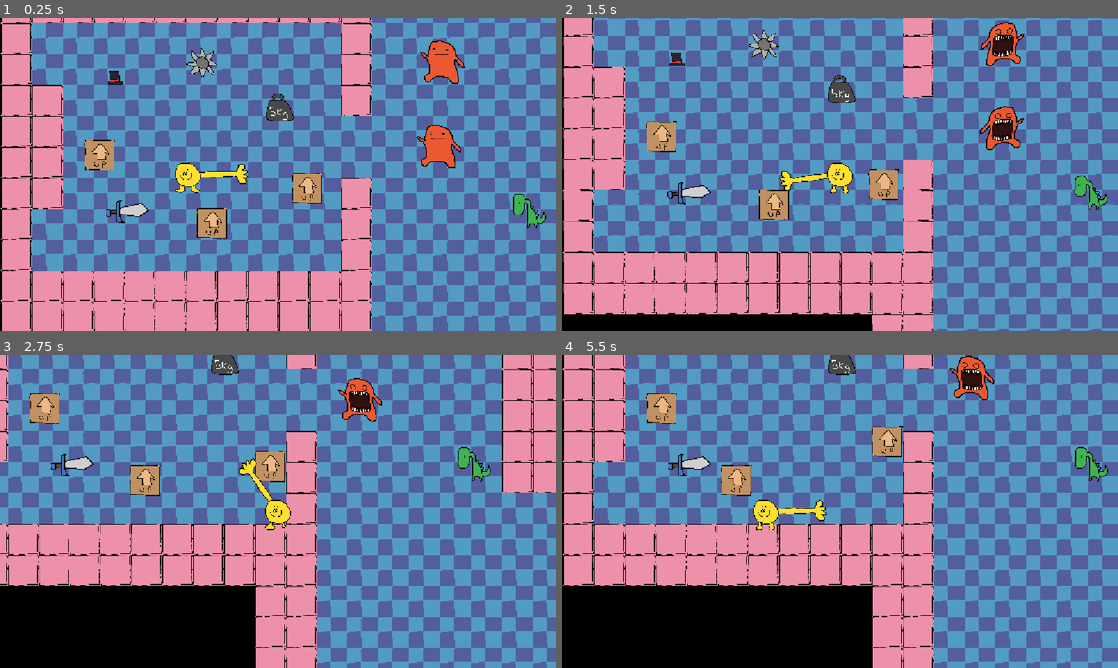
Above: before the commit, frames 1-4 (two rows, left to right).
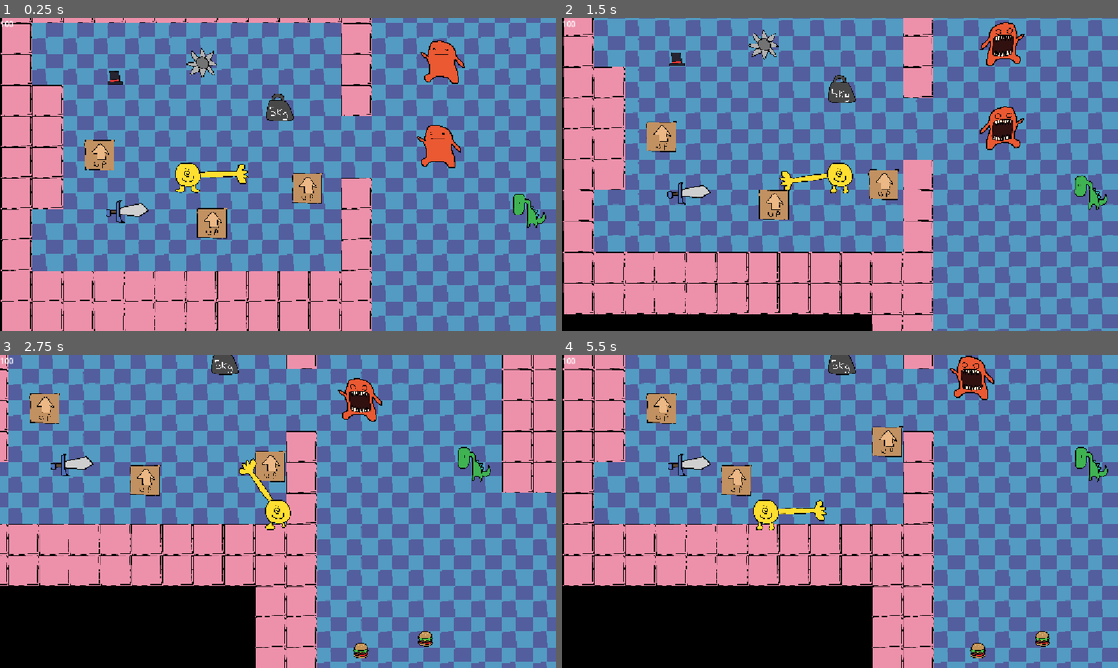
Above: after the commit, the same moments.

Repository: careeoki/yellow-game
Game: Godot game, scene res://levels/test_0.tscn
Two runs of this game, one before a commit and one after it. Both use one fixed random seed, a clock stepped at 60 frames per second and the inputs below.
Inputs (mouse positions are in pixels of both pictures, inside the frame that each line leads up to):
- Up to frame 1 (0.25 s): no input
- Up to frame 2 (1.5 s): tap Enter at 0.5 s; move the mouse to (962, 158) at 0.52 s; hold D (move_right) 0.53-1.28 s; click (962, 158) at 0.6 s; move the mouse to (728, 190) at 1.27 s; hold S (move_down) from 1.28 s (still down); click (728, 190) at 1.35 s
- Up to frame 3 (2.75 s): move the mouse to (333, 442) at 2.02 s; release S (move_down) at 2.03 s; hold D (move_right) from 2.03 s (still down); click (333, 442) at 2.1 s
- Up to frame 4 (5.5 s): move the mouse to (812, 574) at 2.77 s; release D (move_right) at 2.78 s; hold W (move_up) 2.78-3.53 s; click (812, 574) at 2.85 s; move the mouse to (1006, 558) at 3.52 s; hold A (move_left) 3.53-5.03 s; click (1006, 558) at 3.6 s; move the mouse to (673, 464) at 4.27 s; click (673, 464) at 4.35 s; move the mouse to (867, 511) at 5.02 s; hold S (move_down) from 5.03 s (still down); click (867, 511) at 5.1 s

The runs differ from the first frame. In frame 1, less than 0.1% of the frame differs, in the area x 0-36%, y 0-54%; in frame 2, less than 0.1%; in frame 3, 0.3%, in the area x 0-78%, y 0-97%; in frame 4, 0.3%.

Commit message:
hud, face sprites, dying, food

Diff:
--- a/enemy/monster.tscn
+++ b/enemy/monster.tscn
@@ -249,6 +249,7 @@
 debug_color = Color(0.85776323, 0.35203984, 0.26527506, 0.41960785)
 
 [node name="HurtBox" parent="." unique_id=1365596131 instance=ExtResource("5_fgl01")]
+damage = 25
 dynamic_knockback = false
 
 [node name="CollisionShape2D" type="CollisionShape2D" parent="HurtBox" unique_id=642470824]
--- a/gui/dialog/speech_bubble.gd
+++ b/gui/dialog/speech_bubble.gd
@@ -12,3 +12,6 @@
 		typing_time += get_process_delta_time()
 		dialog.visible_characters = typing_speed * typing_time as int
 		await get_tree().process_frame
+	if dialog.visible_characters == dialog.get_total_character_count():
+		await get_tree().create_timer(1).timeout
+		queue_free()
--- /dev/null
+++ b/gui/player_hud/game_over.gd
@@ -0,0 +1,7 @@
+extends MarginContainer
+
+
+func _on_button_pressed() -> void:
+	LevelManager.load_new_level("res://levels/test_0.tscn", "LevelTransition", Vector2(0, 256))
+	PlayerManager.player.update_health(100)
+	hide()
--- /dev/null
+++ b/gui/player_hud/game_over.tscn
@@ -0,0 +1,32 @@
+[gd_scene format=3 uid="uid://bcsgrupv2mf4f"]
+
+[ext_resource type="Script" uid="uid://bg5ol0peffha3" path="res://gui/player_hud/game_over.gd" id="1_qlmsd"]
+
+[node name="GameOver" type="MarginContainer" unique_id=791499998]
+anchors_preset = 8
+anchor_left = 0.5
+anchor_top = 0.5
+anchor_right = 0.5
+anchor_bottom = 0.5
+offset_left = -262.0
+offset_top = -268.0
+offset_right = 262.0
+offset_bottom = 268.0
+grow_horizontal = 2
+grow_vertical = 2
+script = ExtResource("1_qlmsd")
+
+[node name="VBoxContainer" type="VBoxContainer" parent="." unique_id=1759475982]
+layout_mode = 2
+
+[node name="Label" type="Label" parent="VBoxContainer" unique_id=69153817]
+layout_mode = 2
+theme_override_font_sizes/font_size = 80
+text = "YOU ARE DIED"
+horizontal_alignment = 1
+
+[node name="Button" type="Button" parent="VBoxContainer" unique_id=1943473492]
+layout_mode = 2
+text = "Respawn"
+
+[connection signal="pressed" from="VBoxContainer/Button" to="." method="_on_button_pressed"]
--- /dev/null
+++ b/gui/player_hud/player_hud.gd
@@ -0,0 +1,13 @@
+extends CanvasLayer
+
+@onready var health: RichTextLabel = $Health
+@onready var game_over: MarginContainer = $GameOver
+
+func _ready() -> void:
+	PlayerManager.player.health_changed.connect(update_health)
+	game_over.hide()
+
+func update_health(_health: int) -> void:
+	health.text = str(_health)
+	if _health == 0:
+		game_over.show()
--- /dev/null
+++ b/gui/player_hud/player_hud.tscn
@@ -0,0 +1,14 @@
+[gd_scene format=3 uid="uid://bfe0x2rjqpl0y"]
+
+[ext_resource type="Script" uid="uid://cal7dxh7oemg1" path="res://gui/player_hud/player_hud.gd" id="1_iitac"]
+[ext_resource type="PackedScene" uid="uid://bcsgrupv2mf4f" path="res://gui/player_hud/game_over.tscn" id="2_qr6o2"]
+
+[node name="PlayerHUD" type="CanvasLayer" unique_id=773952696]
+script = ExtResource("1_iitac")
+
+[node name="Health" type="RichTextLabel" parent="." unique_id=1827545724]
+offset_right = 40.0
+offset_bottom = 40.0
+text = "100"
+
+[node name="GameOver" parent="." unique_id=791499998 instance=ExtResource("2_qr6o2")]
--- a/levels/scripts/level_transition.gd
+++ b/levels/scripts/level_transition.gd
@@ -64,7 +64,7 @@
 		offset.y = 256
 		if side == SIDE.TOP:
 			offset.y *= -1
-
+	print(offset)
 	return offset
 
 func _update_area() -> void:
--- a/levels/test_0.tscn
+++ b/levels/test_0.tscn
@@ -11,6 +11,7 @@
 [ext_resource type="PackedScene" uid="uid://beysf7id75iw6" path="res://objects/spike.tscn" id="8_rt2dm"]
 [ext_resource type="PackedScene" uid="uid://d25rvfi0ljs1l" path="res://levels/level_transition.tscn" id="10_q6ylf"]
 [ext_resource type="PackedScene" uid="uid://cmvk0vexc58oh" path="res://npc/test_npc.tscn" id="11_ka8eb"]
+[ext_resource type="PackedScene" uid="uid://bf4eq2cpp1d7j" path="res://objects/food/hamburger.tscn" id="12_22mt6"]
 
 [node name="Level" type="Node2D" unique_id=1335318244]
 script = ExtResource("1_ndrhr")
@@ -56,3 +57,10 @@
 
 [node name="TestNPC" parent="." unique_id=39668024 instance=ExtResource("11_ka8eb")]
 position = Vector2(2841, 560)
+dialog_text = "You can Eat, a Burger's"
+
+[node name="Hamburger" parent="." unique_id=966205641 instance=ExtResource("12_22mt6")]
+position = Vector2(1844, 2117)
+
+[node name="Hamburger2" parent="." unique_id=140513976 instance=ExtResource("12_22mt6")]
+position = Vector2(2378, 2018)
--- a/npc/scripts/npc.gd
+++ b/npc/scripts/npc.gd
@@ -12,3 +12,8 @@
 	add_child(speech_bubble)
 	speech_bubble.global_position = bubble_marker.global_position
 	speech_bubble.show_dialog(dialog_text)
+
+
+
+# keep dialog open until the player walks away
+# player can click again to advance dialog
--- a/npc/test_npc.tscn
+++ b/npc/test_npc.tscn
@@ -12,6 +12,7 @@
 collision_mask = 31
 mass = 20.0
 lock_rotation = true
+freeze = true
 script = ExtResource("1_1o87m")
 
 [node name="Sprite2D" type="Sprite2D" parent="." unique_id=868642269]
--- /dev/null
+++ b/objects/food/hamburger.tscn
@@ -0,0 +1,26 @@
+[gd_scene format=3 uid="uid://bf4eq2cpp1d7j"]
+
+[ext_resource type="Script" uid="uid://16pyqxpkcutl" path="res://scripts/grab_object.gd" id="1_ax1hk"]
+[ext_resource type="Texture2D" uid="uid://c5foh0537tcrf" path="res://assets/objects/food/hamburger.png" id="2_oqk8p"]
+[ext_resource type="AudioStream" uid="uid://jnlfakd7wel5" path="res://assets/sound/davidsraba-hit-sound.wav" id="3_oqk8p"]
+
+[sub_resource type="CircleShape2D" id="CircleShape2D_ax1hk"]
+radius = 64.86
+
+[node name="Hamburger" type="RigidBody2D" unique_id=966205641]
+collision_layer = 4
+collision_mask = 31
+mass = 0.2
+script = ExtResource("1_ax1hk")
+food_value = 10
+
+[node name="Sprite2D" type="Sprite2D" parent="." unique_id=698452286]
+position = Vector2(69, 0)
+texture = ExtResource("2_oqk8p")
+
+[node name="CollisionShape2D" type="CollisionShape2D" parent="." unique_id=768945047]
+position = Vector2(69, 0)
+shape = SubResource("CircleShape2D_ax1hk")
+
+[node name="HitSound" type="AudioStreamPlayer2D" parent="." unique_id=989315207]
+stream = ExtResource("3_oqk8p")
--- a/particles/scripts/one_shot_particle.gd
+++ b/particles/scripts/one_shot_particle.gd
@@ -1,5 +1,8 @@
 extends CPUParticles2D
 
 
+func _ready() -> void:
+	emitting = true
+
 func _on_finished() -> void:
 	queue_free()
--- /dev/null
+++ b/particles/small_blood.tscn
@@ -0,0 +1,27 @@
+[gd_scene format=3 uid="uid://vtwd5w80y8yv"]
+
+[ext_resource type="Texture2D" uid="uid://dsu0bi55yuqq3" path="res://assets/particles/blood.png" id="1_5mtpj"]
+[ext_resource type="Script" uid="uid://ct3ar5bl7m4li" path="res://particles/scripts/one_shot_particle.gd" id="2_5mtpj"]
+
+[sub_resource type="Curve" id="Curve_6h1h7"]
+_data = [Vector2(0, 1), 0.0, 0.0, 0, 0, Vector2(0.5077721, 0.8764045), 0.0, 0.0, 0, 0, Vector2(1, 0), -5.1502867, 0.0, 0, 0]
+point_count = 3
+
+[node name="Blood" type="CPUParticles2D" unique_id=250057414]
+z_index = 3
+emitting = false
+texture = ExtResource("1_5mtpj")
+lifetime = 0.2
+one_shot = true
+explosiveness = 1.0
+direction = Vector2(0, 0)
+spread = 180.0
+gravity = Vector2(0, 0)
+initial_velocity_min = 7.0
+initial_velocity_max = 1000.0
+angle_min = -447.4
+angle_max = 251.7
+scale_amount_min = 0.2
+scale_amount_curve = SubResource("Curve_6h1h7")
+color = Color(0.93, 0.046500012, 0.046500012, 1)
+script = ExtResource("2_5mtpj")
--- a/player/player.tscn
+++ b/player/player.tscn
@@ -8,12 +8,16 @@
 [ext_resource type="Texture2D" uid="uid://brft7dqgbua7o" path="res://assets/yellow_thing/arm.png" id="5_qjkh3"]
 [ext_resource type="Script" uid="uid://dti3cssahn827" path="res://player/scripts/hand_sprite.gd" id="6_2ieo8"]
 [ext_resource type="AudioStream" uid="uid://ce5dgj15fofht" path="res://assets/sound/copyc4t__slip.wav" id="8_2ieo8"]
-[ext_resource type="Texture2D" uid="uid://c3qfyyv7ejra7" path="res://assets/yellow_thing/face/idle.png" id="8_8t03j"]
+[ext_resource type="Texture2D" uid="uid://cf4j7fqkw6c7j" path="res://assets/yellow_thing/face/damage_levels.png" id="8_wodsf"]
 [ext_resource type="Texture2D" uid="uid://n4wxxioctxvn" path="res://assets/yellow_thing/idle.png" id="9_2ieo8"]
+[ext_resource type="Script" uid="uid://cu0hvojcgy246" path="res://player/scripts/face_sprite.gd" id="9_32hag"]
+[ext_resource type="Texture2D" uid="uid://b3mu6wq8kwbkr" path="res://assets/yellow_thing/face/die.png" id="9_e7oew"]
+[ext_resource type="Texture2D" uid="uid://b1pyo2ymle7x0" path="res://assets/yellow_thing/face/hurt.png" id="9_tqiix"]
 [ext_resource type="Texture2D" uid="uid://6txgkbxvujfg" path="res://assets/yellow_thing/walk.png" id="10_ebec5"]
 [ext_resource type="PackedScene" uid="uid://7sffaafoqmor" path="res://general/hitbox/hit_box.tscn" id="12_ebec5"]
 [ext_resource type="Script" uid="uid://cndirh3tph4w4" path="res://player/scripts/player_camera.gd" id="12_kb6p2"]
 [ext_resource type="AudioStream" uid="uid://bl0ngyx3vio02" path="res://assets/sound/dspopain.wav" id="13_yllr7"]
+[ext_resource type="AudioStream" uid="uid://g4rl3eeltx2l" path="res://assets/sound/cartoon_eat.wav" id="18_e7oew"]
 
 [sub_resource type="SpriteFrames" id="SpriteFrames_ebec5"]
 animations = [{
@@ -47,6 +51,100 @@
 
 [sub_resource type="RectangleShape2D" id="RectangleShape2D_qjkh3"]
 size = Vector2(96, 96)
+
+[sub_resource type="AtlasTexture" id="AtlasTexture_tqiix"]
+atlas = ExtResource("8_wodsf")
+region = Rect2(0, 0, 224, 224)
+
+[sub_resource type="AtlasTexture" id="AtlasTexture_e7oew"]
+atlas = ExtResource("8_wodsf")
+region = Rect2(224, 0, 224, 224)
+
+[sub_resource type="AtlasTexture" id="AtlasTexture_c35mf"]
+atlas = ExtResource("8_wodsf")
+region = Rect2(448, 0, 224, 224)
+
+[sub_resource type="AtlasTexture" id="AtlasTexture_65viv"]
+atlas = ExtResource("8_wodsf")
+region = Rect2(672, 0, 224, 224)
+
+[sub_resource type="AtlasTexture" id="AtlasTexture_x7c3f"]
+atlas = ExtResource("8_wodsf")
+region = Rect2(896, 0, 224, 224)
+
+[sub_resource type="AtlasTexture" id="AtlasTexture_bjvpn"]
+atlas = ExtResource("8_wodsf")
+region = Rect2(1120, 0, 224, 224)
+
+[sub_resource type="AtlasTexture" id="AtlasTexture_s7qer"]
+atlas = ExtResource("8_wodsf")
+region = Rect2(1344, 0, 224, 224)
+
+[sub_resource type="AtlasTexture" id="AtlasTexture_g4c7l"]
+atlas = ExtResource("8_wodsf")
+region = Rect2(1568, 0, 224, 224)
+
+[sub_resource type="AtlasTexture" id="AtlasTexture_knn7v"]
+atlas = ExtResource("8_wodsf")
+region = Rect2(1792, 0, 224, 224)
+
+[sub_resource type="AtlasTexture" id="AtlasTexture_7pqkx"]
+atlas = ExtResource("8_wodsf")
+region = Rect2(2016, 0, 224, 224)
+
+[sub_resource type="SpriteFrames" id="SpriteFrames_uw77l"]
+animations = [{
+"frames": [{
+"duration": 1.0,
+"texture": SubResource("AtlasTexture_tqiix")
+}, {
+"duration": 1.0,
+"texture": SubResource("AtlasTexture_e7oew")
+}, {
+"duration": 1.0,
+"texture": SubResource("AtlasTexture_c35mf")
+}, {
+"duration": 1.0,
+"texture": SubResource("AtlasTexture_65viv")
+}, {
+"duration": 1.0,
+"texture": SubResource("AtlasTexture_x7c3f")
+}, {
+"duration": 1.0,
+"texture": SubResource("AtlasTexture_bjvpn")
+}, {
+"duration": 1.0,
+"texture": SubResource("AtlasTexture_s7qer")
+}, {
+"duration": 1.0,
+"texture": SubResource("AtlasTexture_g4c7l")
+}, {
+"duration": 1.0,
+"texture": SubResource("AtlasTexture_knn7v")
+}, {
+"duration": 1.0,
+"texture": SubResource("AtlasTexture_7pqkx")
+}],
+"loop": true,
+"name": &"damage_states",
+"speed": 5.0
+}, {
+"frames": [{
+"duration": 1.0,
+"texture": ExtResource("9_e7oew")
+}],
+"loop": true,
+"name": &"die",
+"speed": 5.0
+}, {
+"frames": [{
+"duration": 1.0,
+"texture": ExtResource("9_tqiix")
+}],
+"loop": true,
+"name": &"hurt",
+"speed": 5.0
+}]
 
 [sub_resource type="AtlasTexture" id="AtlasTexture_yllr7"]
 atlas = ExtResource("10_ebec5")
@@ -150,9 +248,11 @@
 stream = ExtResource("8_2ieo8")
 volume_db = -5.832
 
-[node name="YellowThing" type="Sprite2D" parent="." unique_id=759971281]
+[node name="FaceSprite" type="AnimatedSprite2D" parent="." unique_id=1203064397]
 z_index = 1
-texture = ExtResource("8_8t03j")
+sprite_frames = SubResource("SpriteFrames_uw77l")
+animation = &"damage_states"
+script = ExtResource("9_32hag")
 
 [node name="ArmSprite" type="Sprite2D" parent="." unique_id=1629120050]
 texture = ExtResource("5_qjkh3")
@@ -189,4 +289,8 @@
 stream = ExtResource("13_yllr7")
 volume_db = -8.587
 
+[node name="EatSound" type="AudioStreamPlayer2D" parent="." unique_id=568486154]
+stream = ExtResource("18_e7oew")
+volume_db = -9.5
+
 [connection signal="Damaged" from="HitBox" to="." method="_on_hit_box_damaged"]
--- /dev/null
+++ b/player/scripts/face_sprite.gd
@@ -0,0 +1,27 @@
+extends AnimatedSprite2D
+@onready var player: Player = $".."
+
+var last_health: int = 100
+
+
+func _ready() -> void:
+	player.health_changed.connect(_on_health_changed)
+	animation = "damage_states"
+	frame = 0
+
+func _on_health_changed(_health):
+	if _health > 0:
+		var new_frame = 9 - (_health / 10)
+		if _health < last_health:
+			last_health = _health
+			animation = "hurt"
+			await get_tree().create_timer(0.3).timeout
+			animation = "damage_states"
+			frame = new_frame
+		elif _health > last_health:
+			last_health = _health
+			animation = "damage_states"
+			frame = new_frame
+	else:
+		_health = last_health
+		animation = "die"
--- a/player/scripts/fake_object.gd
+++ /dev/null
@@ -1,19 +0,0 @@
-extends CharacterBody2D
-
-@onready var body: Player = $".."
-
-
-func _physics_process(delta: float) -> void:
-	var hand_velocity: Vector2 = get_global_mouse_position() - global_position
-	if hand_velocity.length() > 1800:
-		hand_velocity = hand_velocity.normalized() * 1800
-	if position.length() > 400:
-		position = position.normalized() * 400
-	velocity = hand_velocity * 3
-	look_at(body.position)
-	move_and_slide()
-	for i in get_slide_collision_count():
-		var c = get_slide_collision(i)
-		if c.get_collider() is RigidBody2D:
-			var push_force = (15 * velocity.length() / 1000) + 10
-			c.get_collider().apply_central_impulse(-c.get_normal() * push_force)
--- a/player/scripts/hand.gd
+++ b/player/scripts/hand.gd
@@ -24,7 +24,8 @@
 	#LevelManager.level_load_started.connect(_on_level_load)
 
 func _physics_process(_delta: float) -> void:
-	final_position.global_position = get_global_mouse_position()
+	if body.health > 0:
+		final_position.global_position = get_global_mouse_position()
 	if final_position.position.length() > 600:
 		final_position.position = final_position.position.normalized() * 600
 	#if final_position.position.length() < 100:
@@ -63,7 +64,7 @@
 
 func grab_handling():
 	var grabbables = grab_area.get_overlapping_bodies()
-	if Input.is_action_just_pressed("grab"):
+	if Input.is_action_just_pressed("grab") and body.health > 0:
 		if grabbed_object == null:
 			if grabbables.size() > 0:
 				if grabbables[0] is NPC:
@@ -105,6 +106,16 @@
 		grabbed_object.equip(hat_attach_point)
 		hat_object = grabbed_object
 		grabbed_object = null
+		set_collision_layer_value(1, true)
+		set_collision_mask_value(3, true)
+		return
+	elif grabbed_object.food_value > 0 and get_global_mouse_position().distance_to(body.global_position) < 100:
+		body.update_health(grabbed_object.food_value)
+		grabbed_object.queue_free()
+		grabbed_object = null
+		body.eat_sound.play()
+		set_collision_layer_value(1, true)
+		set_collision_mask_value(3, true)
 		return
 	else:
 
--- a/player/scripts/main.gd
+++ b/player/scripts/main.gd
@@ -1,4 +1,6 @@
 class_name Player extends CharacterBody2D
+
+signal health_changed(_health)
 
 var max_health: int = 100
 var health: int = 100
@@ -10,19 +12,26 @@
 
 @onready var leg_sprite: AnimatedSprite2D = $LegSprite
 @onready var hurt_sound: AudioStreamPlayer2D = $HurtSound
+@onready var eat_sound: AudioStreamPlayer2D = $EatSound
 @onready var hand: PlayerHand = $Hand
 
 var blood = preload("res://particles/blood.tscn")
+var SMALL_BLOOD = preload("res://particles/small_blood.tscn")
 const move_speed = 1000.0
 const acceleration = 15
+var last_hurt_box: HurtBox = null
 
 #func _ready() -> void:
 	#PlayerManager.player = self
 
 func get_direction():
-	direction.x = Input.get_action_strength("move_right") - Input.get_action_strength("move_left")
-	direction.y = Input.get_action_strength("move_down") - Input.get_action_strength("move_up")
-	return direction.normalized()
+	if health > 0:
+		direction.x = Input.get_action_strength("move_right") - Input.get_action_strength("move_left")
+		direction.y = Input.get_action_strength("move_down") - Input.get_action_strength("move_up")
+		return direction.normalized()
+	else:
+		direction = Vector2.ZERO
+		return direction
 
 
 func _physics_process(delta: float) -> void:
@@ -55,6 +64,7 @@
 func _on_hit_box_damaged(hurt_box: HurtBox) -> void:
 	if invulnerable:
 		return
+	last_hurt_box = hurt_box
 	if hurt_box.dynamic_knockback:
 		if abs(hurt_box.get_parent().linear_velocity.x) > 200 or abs(hurt_box.get_parent().linear_velocity.y) > 200:
 			if hurt_box.get_parent() != hand.grabbed_object:
@@ -74,11 +84,21 @@
 
 func update_health(delta: int):
 	health = clampi(health + delta, 0, max_health)
+	health_changed.emit(health)
+	if health == 0:
+		die()
+
+func die():
+	if hand.grabbed_object:
+		hand.exit_grab()
 
 func create_blood():
 	var blood_instance = blood.instantiate()
+	var small_blood_instance = SMALL_BLOOD.instantiate()
 	get_tree().current_scene.add_child(blood_instance)
 	blood_instance.global_position = global_position
+	get_tree().current_scene.add_child(small_blood_instance)
+	small_blood_instance.global_position = global_position
 
 func apply_knockback(dir: Vector2, force: float, duration: float) -> void:
 	knockback = -dir * force
--- a/project.godot
+++ b/project.godot
@@ -20,6 +20,7 @@
 LevelManager="*uid://dh2pnowcqdmu7"
 PlayerManager="*uid://d1j8u0buk82dc"
 SceneTransition="*uid://ctweeghmxpcy"
+PlayerHud="*uid://bfe0x2rjqpl0y"
 
 [display]
 
--- a/scripts/enemy/states/enemy_state_hurt.gd
+++ b/scripts/enemy/states/enemy_state_hurt.gd
@@ -19,7 +19,7 @@
 	_direction = enemy.global_position.direction_to(enemy.last_hurt_box.global_position)
 	_direction = enemy.global_position.direction_to(enemy.last_hurt_box.global_position)
 	if enemy.last_hurt_box.dynamic_knockback:
-		knockback_velocity = (enemy.last_hurt_box.get_parent().linear_velocity.length()) + 200
+		knockback_velocity = (enemy.last_hurt_box.get_parent().linear_velocity.length()) + 500
 	else:
 		knockback_velocity = enemy.last_hurt_box.knockback * 10
 	enemy.set_direction(_direction)
--- a/scripts/grab_object.gd
+++ b/scripts/grab_object.gd
@@ -1,6 +1,7 @@
 class_name GrabObject extends RigidBody2D
 
 @export var equipable: bool = false
+@export var food_value: int = 0
 @onready var sprite: Sprite2D = $Sprite2D
 @onready var hit_sound: AudioStreamPlayer2D = $HitSound
 
@@ -10,6 +11,10 @@
 var target_position = null
 var default_turn_speed = 20
 var equip_position = null
+
+func _ready() -> void:
+	if not is_connected("body_entered", _on_body_entered):
+		body_entered.connect(_on_body_entered)
 
 func _integrate_forces(_state: PhysicsDirectBodyState2D) -> void:
 	if target_position:
@@ -35,7 +40,7 @@
 	set_collision_layer_value(4, false)
 
 
-func _on_body_entered(body: Node) -> void:
+func _on_body_entered(_body: Node) -> void:
 	if abs(linear_velocity.x) > hit_sound_velocity or abs(linear_velocity.y) > hit_sound_velocity:
 		hit_sound.pitch_scale = randf_range(0.9, 1.1)
 		hit_sound.play()
Binary file added: assets/objects/food/hamburger.png
Not shown, added: assets/objects/food/hamburger.png.import
Not shown, added: assets/sound/cartoon_eat.wav.import
Binary file added: assets/ui/speech_bubble.png
Not shown, added: assets/ui/speech_bubble.png.import
Binary file added: assets/yellow_thing/face/damage_levels.png
Not shown, added: assets/yellow_thing/face/damage_levels.png.import
Binary file added: assets/yellow_thing/face/die.png
Not shown, added: assets/yellow_thing/face/die.png.import
Binary file added: assets/yellow_thing/face/hurt.png
Not shown, added: assets/yellow_thing/face/hurt.png.import
Binary file changed: assets/yellow_thing/face/idle.png
(and 5 more such lines)
